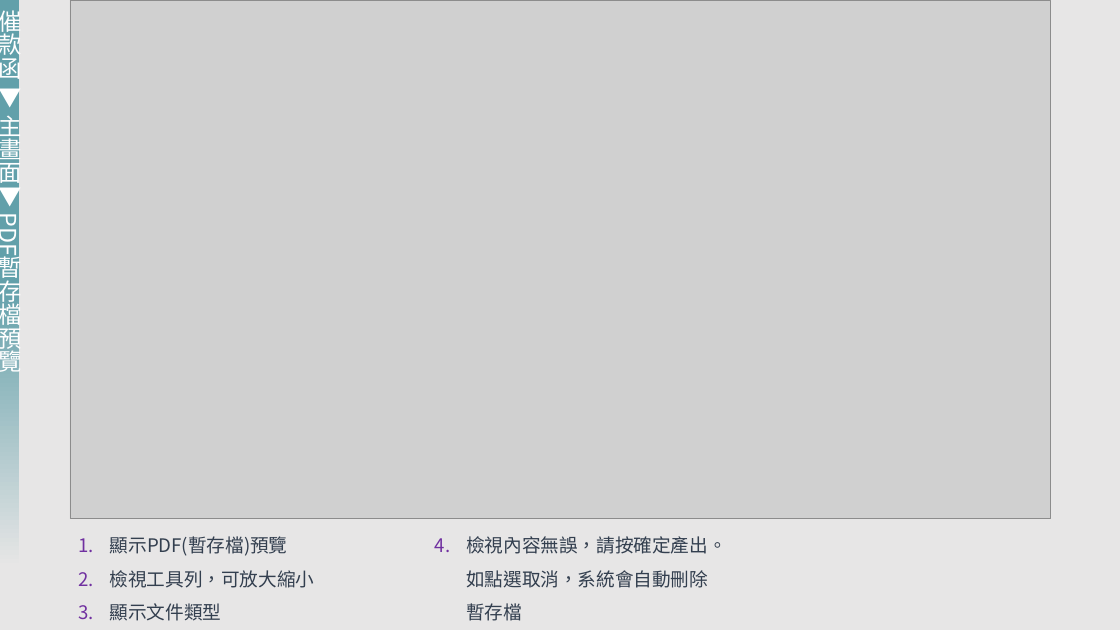
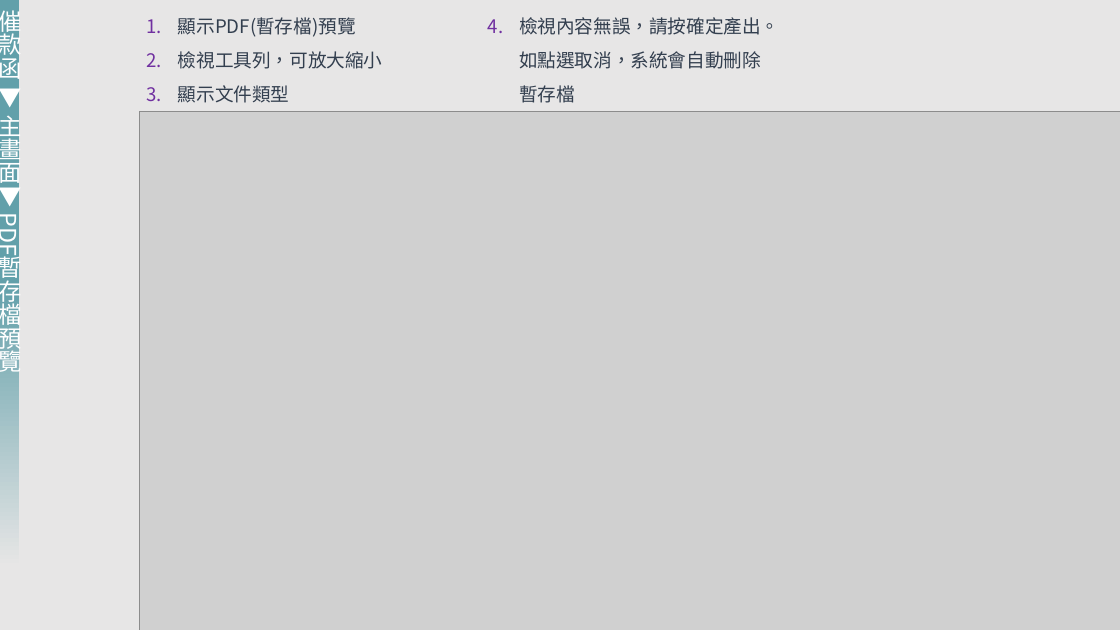
Before and after one commit to dpi627/SGS.LEGAL.DLS, a slide deck: slide 14 of Doc/系統文件/SD/UserManual/UserManual.pptx. Drawn at 1120x630 pixels with LibreOffice and Linux fonts; fonts in the diff are those of the drawing; grey boxes stand for pictures. Boxes give left, top, right and bottom in pixels: in the first picture for what was removed or moved away, otherwise in the second. Text is boxed around its words. In the diff, an @@ line names an element or a change of style, - is before the commit and + after.

```diff
--- a/Doc/系統文件/SD/UserManual/UserManual.pptx
+++ b/Doc/系統文件/SD/UserManual/UserManual.pptx
@@ text "顯示PDF(暫存檔)預覽": place and size @@
-text "顯示PDF(暫存檔)預覽" at [110,536,315,621]
+text "顯示PDF(暫存檔)預覽" at [178,17,383,103]
@@ text "檢視內容無誤，請按確定產出。如點選取消，系統會自動刪除暫存檔": place and size @@
-text "檢視內容無誤，請按確定產出。如點選取消，系統會自動刪除暫存檔" at [466,536,726,621]
+text "檢視內容無誤，請按確定產出。如點選取消，系統會自動刪除暫存檔" at [519,17,779,103]
@@ picture: place and size @@
-picture at [70,0,1051,519]
+picture at [139,111,1120,630]
```
Also in this commit, not shown: 15 other slides changed, 1 other file.
